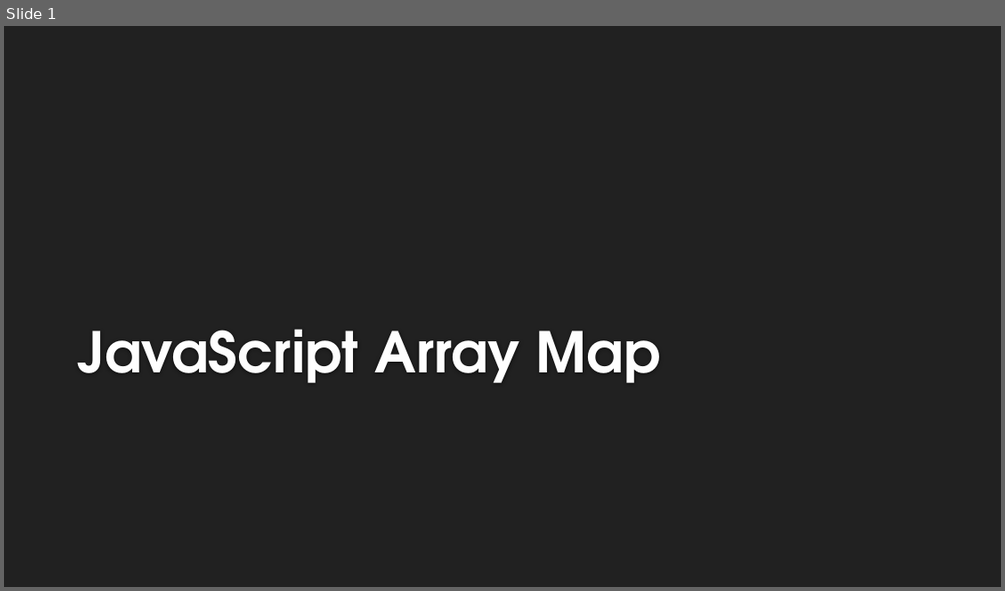
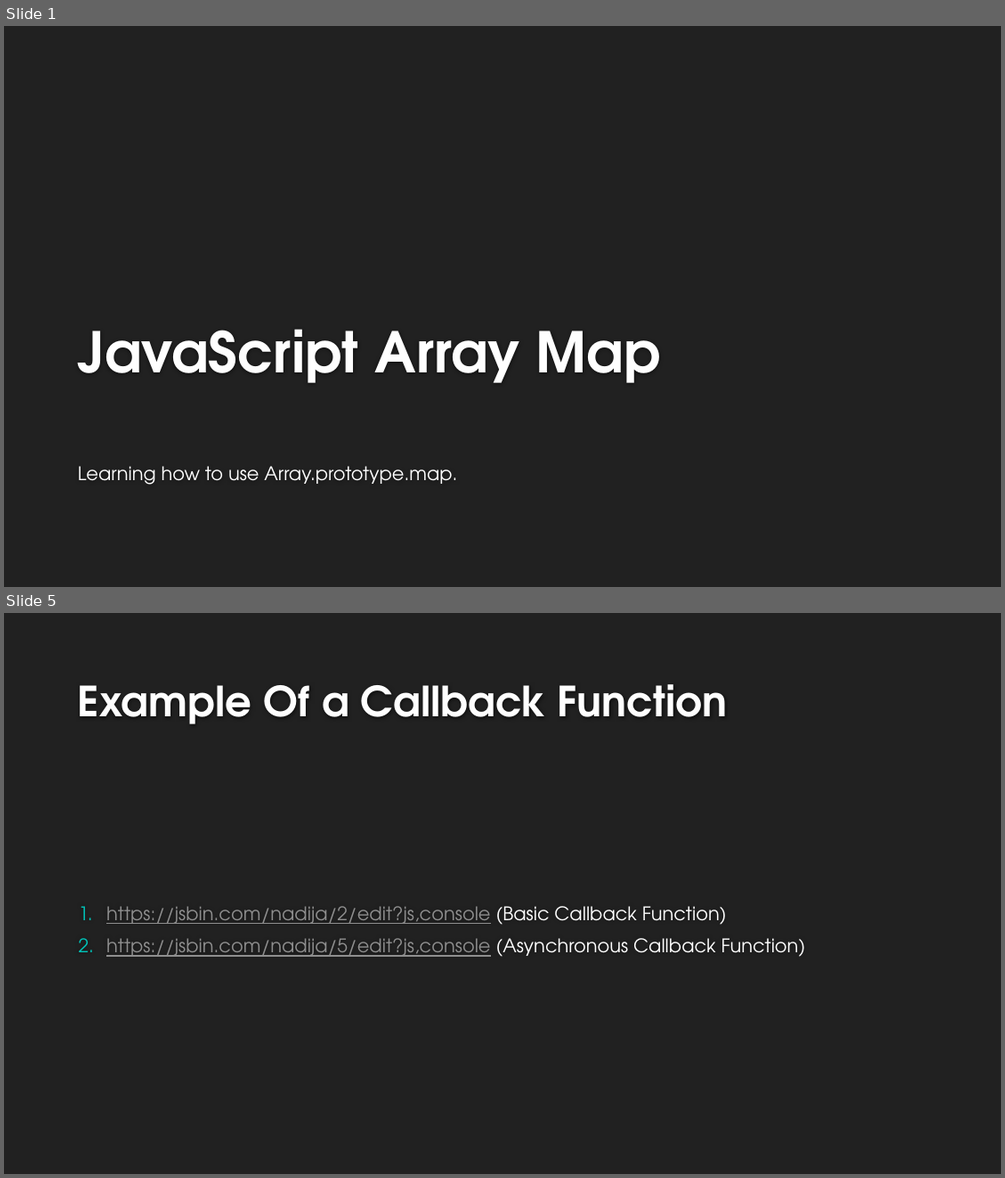
Before and after one commit to ericglasser/javascript-array-map-lesson, a slide deck: javascript-map-array-lesson.pptx. Shown one above the other, each under a label of ours: slide 1 before the commit, slides 1 and 5 after it; the slides between them are not shown. The pictures are 1005x591 and 1005x1178 pixels, drawn with LibreOffice and Linux fonts; fonts in the diff are those of the drawing; background and template pictures are left out. Boxes give left, top, right and bottom in pixels: in the first picture for what was removed or moved away, otherwise in the second. Text is boxed around its words. In the diff, an @@ line names an element or a change of style, - is before the commit and + after.

```diff
--- a/javascript-map-array-lesson.pptx
+++ b/javascript-map-array-lesson.pptx
@@ slide 5 added at <box>4,613,1001,1174</box>, background #212121 @@
@@ title added at <box>78,684,728,724</box>, 40 pt, text #FEFEFE, bold @@
+Example Of a Callback Function
@@ text added at <box>106,906,806,957</box>, 18 pt, text #8F8F8F, underline @@
+1. https://jsbin.com/nadija/2/edit?js,console (Basic Callback Function)
+2. https://jsbin.com/nadija/5/edit?js,console (Asynchronous Callback Function)
@@ slide 1 changed as well @@
@@ subtitle added at <box>78,466,457,484</box>, 18 pt, text #FFFFFF @@
+Learning how to use Array.prototype.map.
```
Also in this commit, not shown: 10 other slides added, 1 slide removed, 1 other file.
